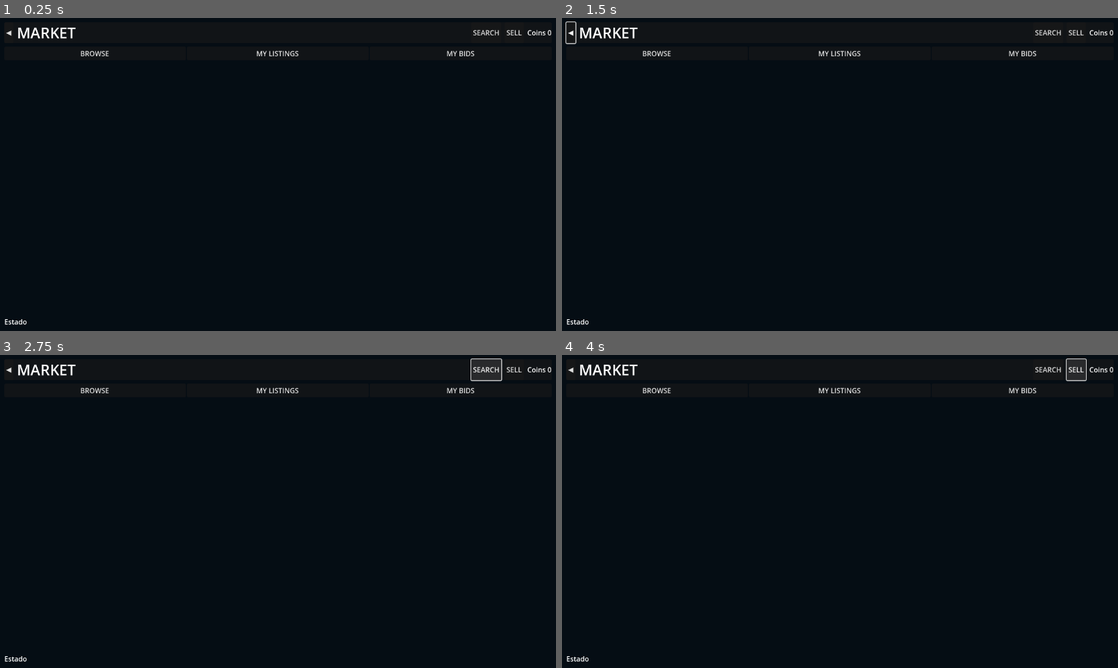
Above: before the commit, frames 1-4 (two rows, left to right).
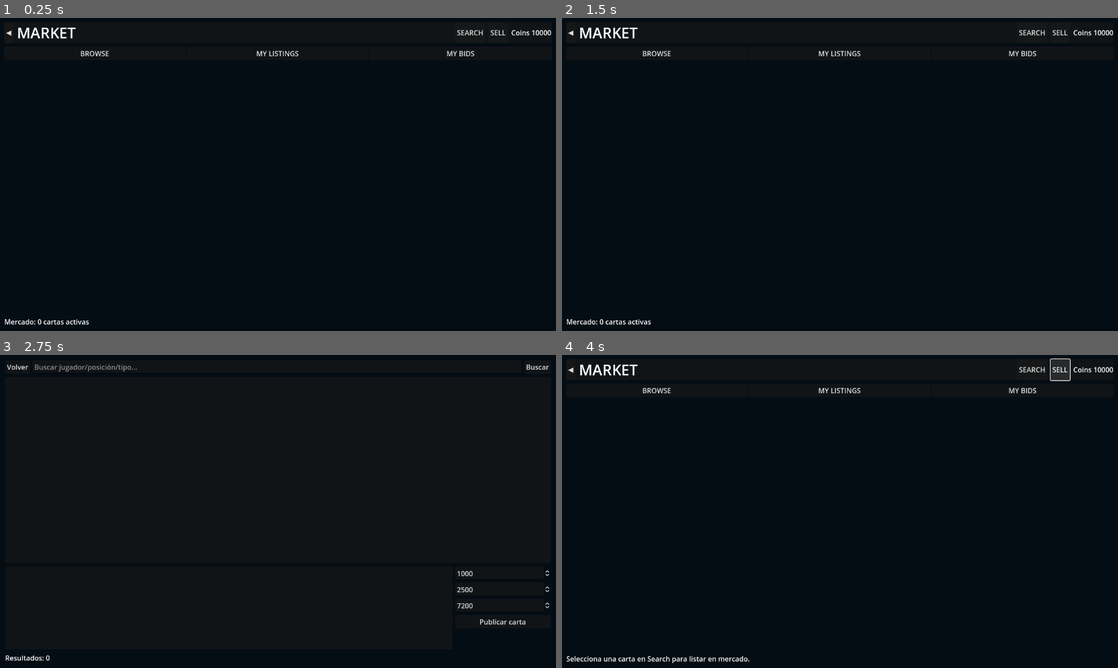
Above: after the commit, the same moments.

Repository: tenemostuseguro/uft27
Game: Godot game, scene res://scenes/UFTMarketMenu2D.tscn
Two runs of this game, one before a commit and one after it. Both use one fixed random seed, a clock stepped at 60 frames per second and the inputs below. This scene is started directly instead of the project's main scene.
Inputs (mouse positions are in pixels of both pictures, inside the frame that each line leads up to):
- Up to frame 1 (0.25 s): no input
- Up to frame 2 (1.5 s): click "◀" at 0.5 s; click (1056, 205) at 1.25 s, where only the run after the commit has a clickable "Mercado de jugadores"
- Up to frame 3 (2.75 s): click "SEARCH" at 2 s
- Up to frame 4 (4 s): click "◀" (after the commit: "Volver") at 2.75 s; click "SELL" at 3.5 s

The runs differ from the first frame. In frame 1, 0.3% of the frame differs, in the area x 1-100%, y 3-98%; in frame 2, 0.4%; in frame 3, 1.2%, in the area x 0-100%, y 1-98%; in frame 4, 0.6%.
Error before the commit: Parse Error: Cannot infer the type of "cached" variable because the value doesn't have a set type. (res://scripts/uft_market_menu_2d.gd:117)

Commit message:
Fix strict typing parse errors in UFT market menu script

Diff:
--- a/godot-futsal/scripts/uft_market_menu_2d.gd
+++ b/godot-futsal/scripts/uft_market_menu_2d.gd
@@ -114,7 +114,7 @@
 	var uft := get_node_or_null("/root/UFTManager")
 	if uft == null:
 		return
-	var cached := await uft.cache_remote_image(face_url, "market_cards")
+	var cached: String = await uft.cache_remote_image(face_url, "market_cards")
 	if cached.is_empty():
 		return
 	var tex := load(cached)
@@ -122,14 +122,14 @@
 		target.texture = tex
 
 func _format_countdown(expires_at_unix: int) -> String:
-	var remaining := max(0, expires_at_unix - int(Time.get_unix_time_from_system()))
-	var hours := remaining / 3600
-	var minutes := (remaining % 3600) / 60
-	var seconds := remaining % 60
+	var remaining: int = max(0, expires_at_unix - int(Time.get_unix_time_from_system()))
+	var hours: int = remaining / 3600
+	var minutes: int = (remaining % 3600) / 60
+	var seconds: int = remaining % 60
 	return "%02d:%02d:%02d" % [hours, minutes, seconds]
 
 func _on_bid_pressed(listing_id: String, current_bid: int, start_price: int) -> void:
-	var min_bid := max(start_price, current_bid + 100)
+	var min_bid: int = max(start_price, current_bid + 100)
 	var uft := get_node_or_null("/root/UFTManager")
 	if uft == null:
 		status_label.text = "UFTManager no disponible"
